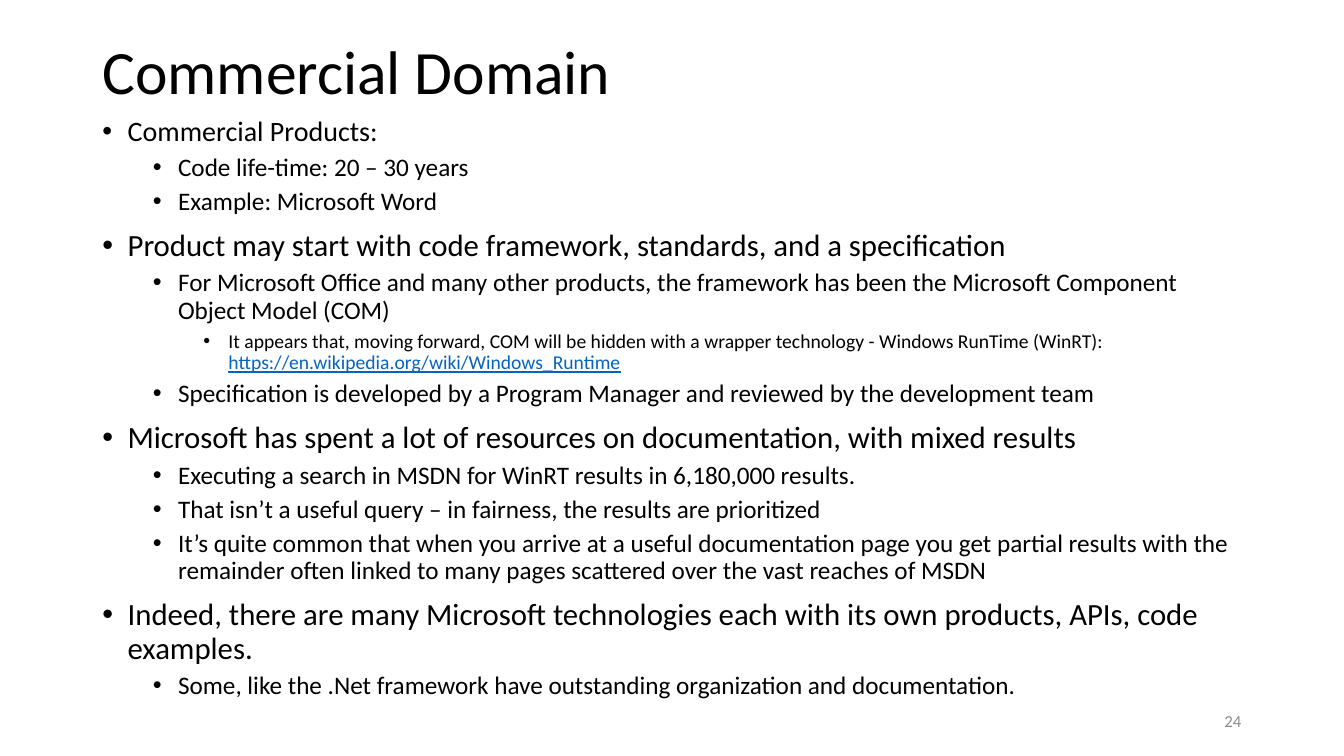
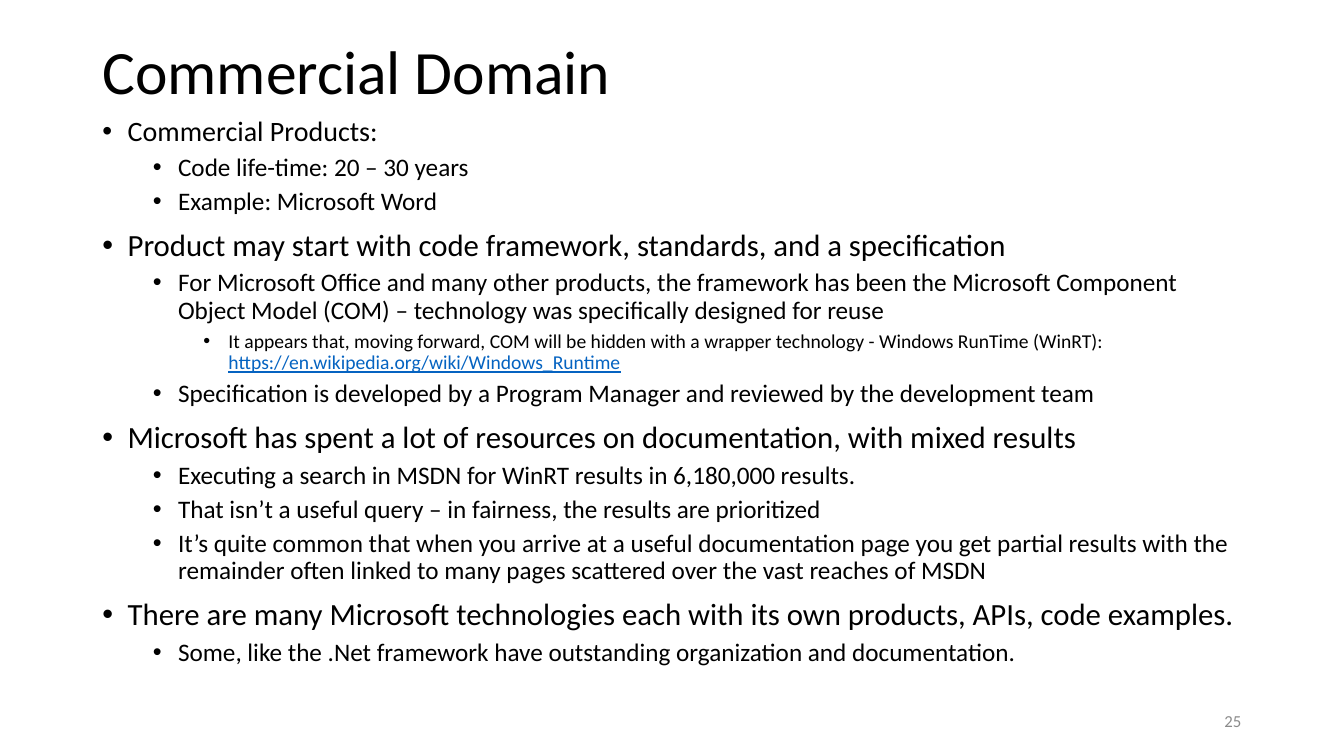
Before and after one commit to JimFawcett/JimFawcett.github.io, a slide deck: slide 25 of Resources/PublishingSourceCode.pptx (slide 24 before the commit). Drawn at 1344x756 pixels with LibreOffice and Linux fonts; fonts in the diff are those of the drawing. Boxes give left, top, right and bottom in pixels: in the first picture for what was removed or moved away, otherwise in the second. Text is boxed around its words. In the diff, an @@ line names an element or a change of style, - is before the commit and + after.

```diff
--- a/Resources/PublishingSourceCode.pptx
+++ b/Resources/PublishingSourceCode.pptx
@@ text at (x1=178, y1=273, x2=1177, y2=324): text changed @@
-  • For Microsoft Office and many other products, the framework has been the Microsoft Component Object Model (COM)
+  • For Microsoft Office and many other products, the framework has been the Microsoft Component Object Model (COM) – technology was specifically designed for reuse
@@ text at (x1=128, y1=603, x2=1233, y2=631): text changed @@
-• Indeed, there are many Microsoft technologies each with its own products, APIs, code examples.
+• There are many Microsoft technologies each with its own products, APIs, code examples.
@@ page number at (x1=1224, y1=716, x2=1241, y2=727): text changed @@
-24
+25
```
Also in this commit, not shown: 2 other slides changed, 1 slide added, 1 other file.
